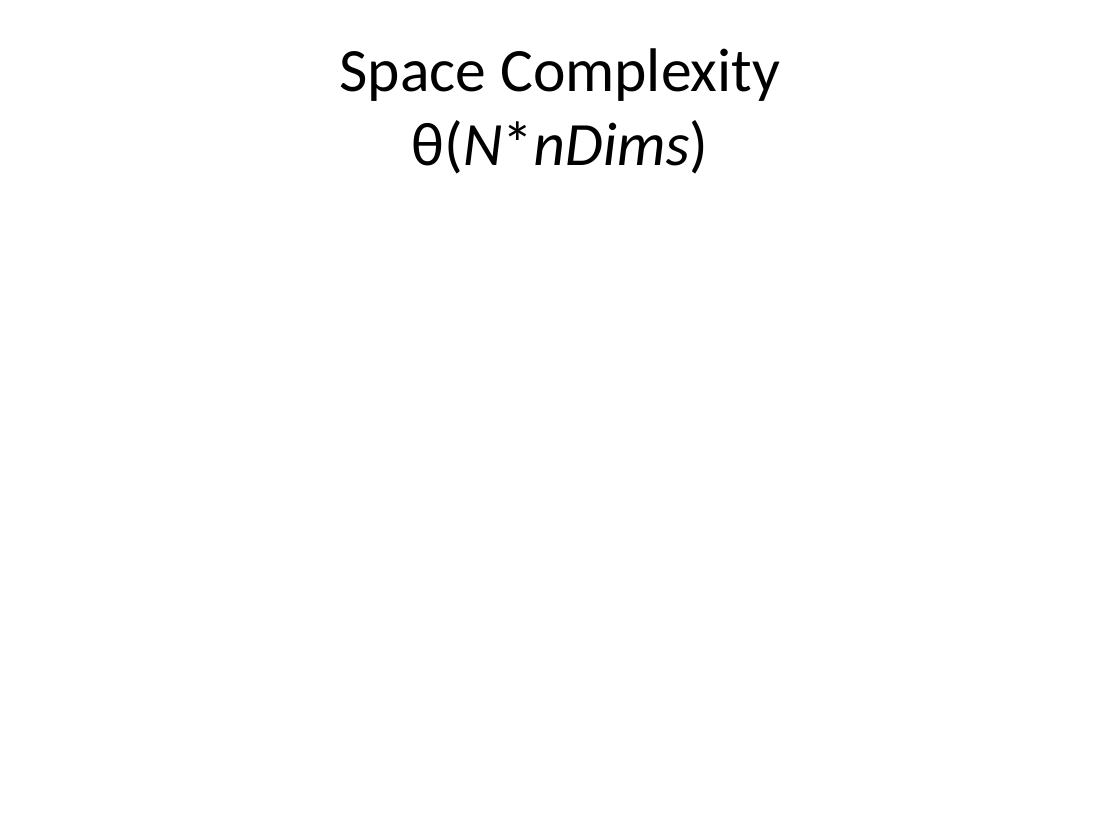
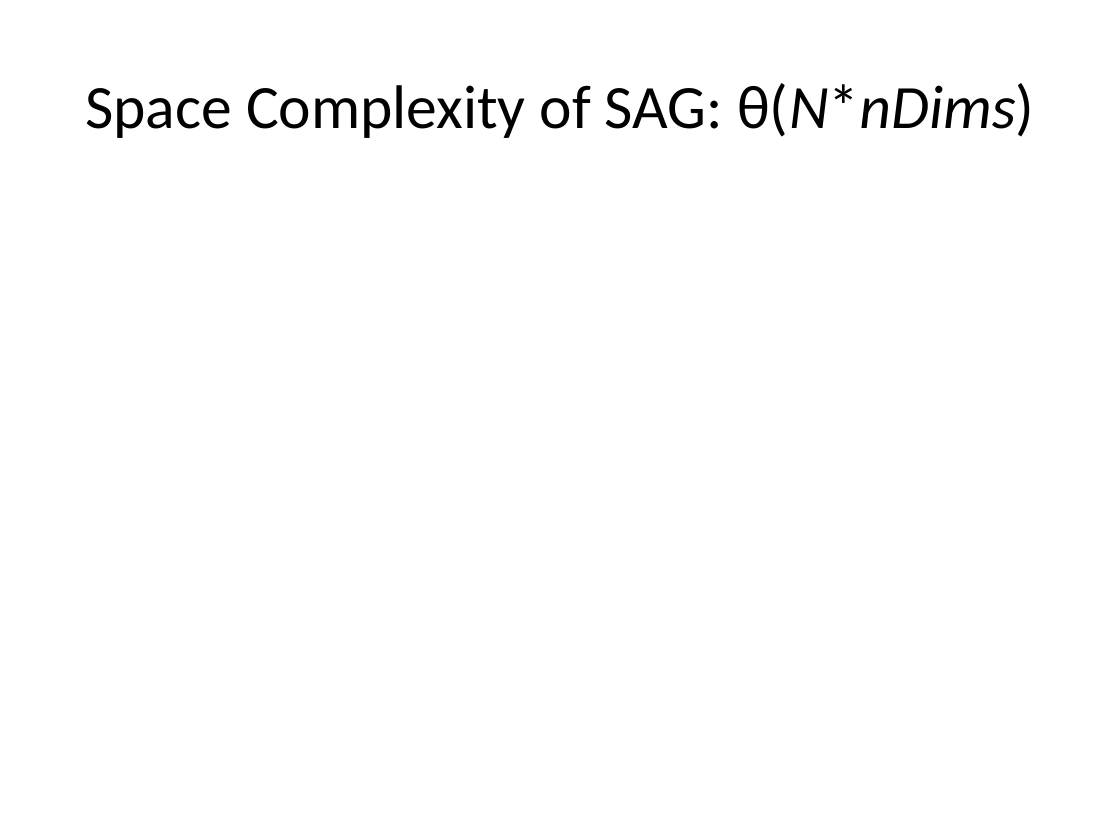
Before and after one commit to jamestklo/MatrixFactorizationMatlab, a slide deck: slide 6 of cs534L-SAGmf.pptx. Drawn at 1120x840 pixels with LibreOffice and Linux fonts; fonts in the diff are those of the drawing; grey boxes stand for pictures. Boxes give left, top, right and bottom in pixels: in the first picture for what was removed or moved away, otherwise in the second. Text is boxed around its words. In the diff, an @@ line names an element or a change of style, - is before the commit and + after.

```diff
--- a/cs534L-SAGmf.pptx
+++ b/cs534L-SAGmf.pptx
@@ title at [85, 83, 1034, 138]: text changed @@
-Space Complexity
-θ(N*nDims)
+Space Complexity of SAG: θ(N*nDims)
```
Also in this commit, not shown: 10 other slides changed, 1 slide removed.
